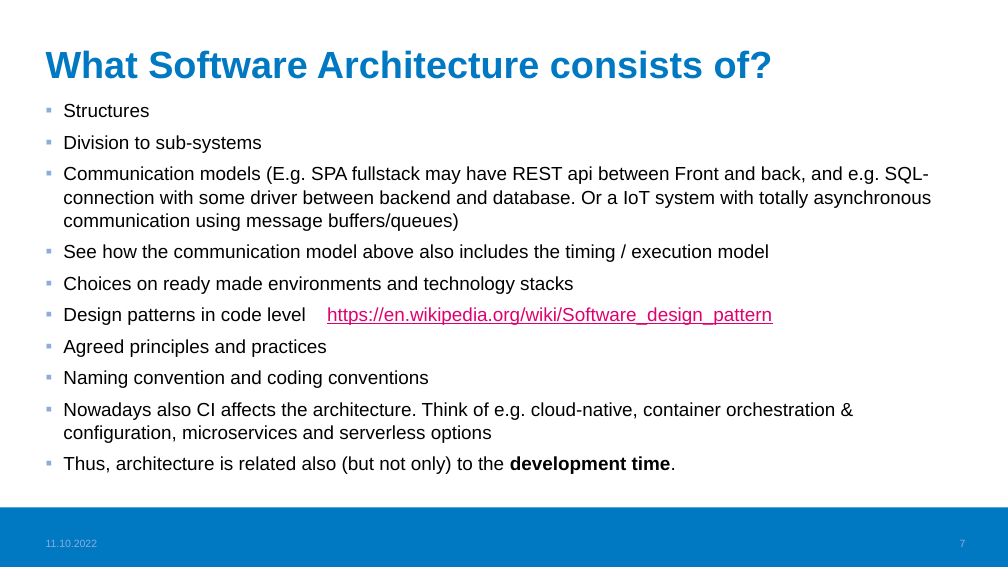
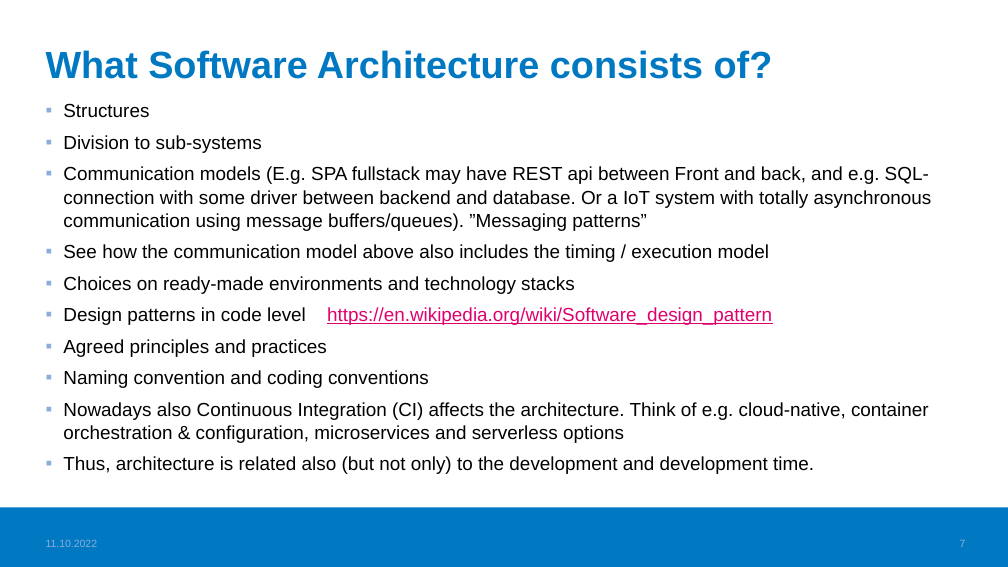
Before and after one commit to haagahelia/ohke-teknologiat, a slide deck: slide 7 of 06_ohjelmistoarkkitehtuurit_ja_patternit/SoftwareArchitecturesAndPatterns.pptx. Drawn at 1008x567 pixels with LibreOffice and Linux fonts; fonts in the diff are those of the drawing; background and template pictures are left out. Boxes give left, top, right and bottom in pixels: in the first picture for what was removed or moved away, otherwise in the second. Text is boxed around its words. In the diff, an @@ line names an element or a change of style, - is before the commit and + after.

```diff
--- a/06_ohjelmistoarkkitehtuurit_ja_patternit/SoftwareArchitecturesAndPatterns.pptx
+++ b/06_ohjelmistoarkkitehtuurit_ja_patternit/SoftwareArchitecturesAndPatterns.pptx
@@ text at box(63, 166, 932, 231): text changed @@
-▪ Communication models (E.g. SPA fullstack may have REST api between Front and back, and e.g. SQL-connection with some driver between backend and database. Or a IoT system with totally asynchronous communication using message buffers/queues)
+▪ Communication models (E.g. SPA fullstack may have REST api between Front and back, and e.g. SQL-connection with some driver between backend and database. Or a IoT system with totally asynchronous communication using message buffers/queues). ”Messaging patterns”
@@ text at box(63, 276, 575, 294): text changed @@
-▪ Choices on ready made environments and technology stacks
+▪ Choices on ready-made environments and technology stacks
@@ text at box(63, 402, 929, 474): text changed @@
-▪ Nowadays also CI affects the architecture. Think of e.g. cloud-native, container orchestration & configuration, microservices and serverless options
-▪ Thus, architecture is related also (but not only) to the development time.
+▪ Nowadays also Continuous Integration (CI) affects the architecture. Think of e.g. cloud-native, container orchestration & configuration, microservices and serverless options
+▪ Thus, architecture is related also (but not only) to the development and development time.
```
Also in this commit, not shown: 4 other slides changed, 3 other files.
